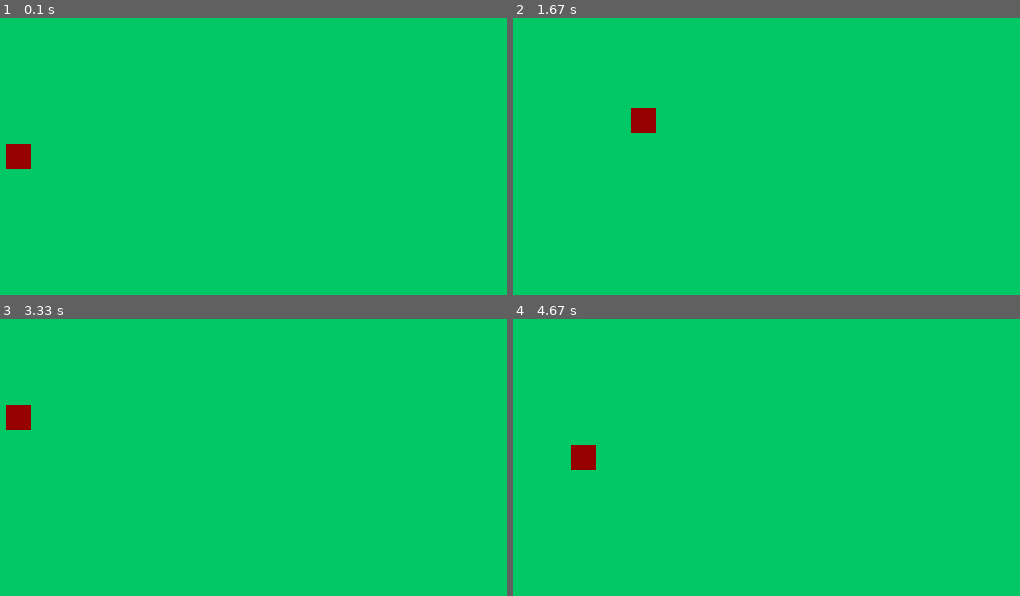
Above: before the commit, frames 1-4 (two rows, left to right).
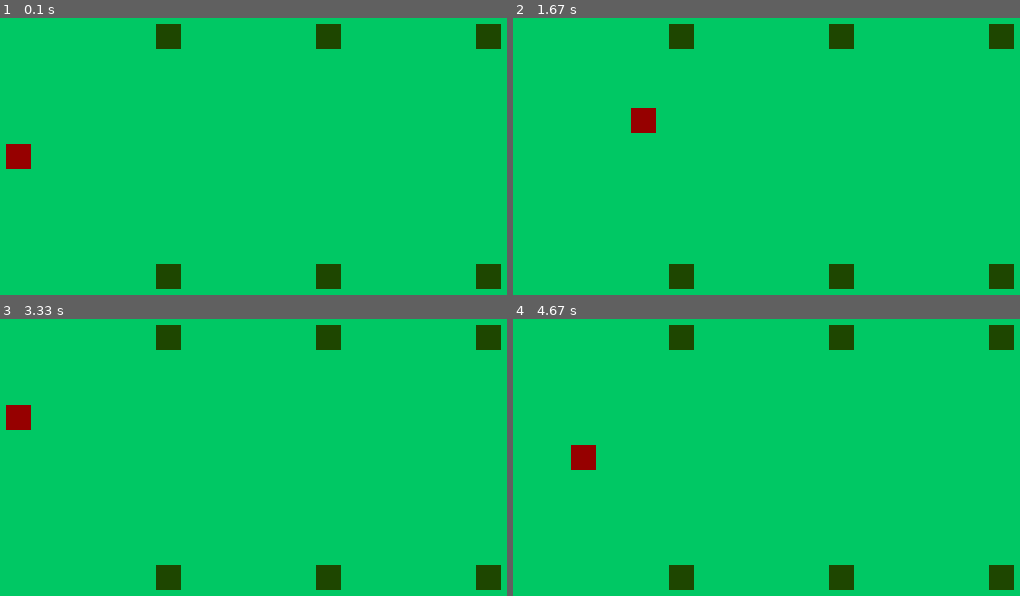
Above: after the commit, the same moments.

Repository: sagedemage/simple_game_pygame
Game: pygame game, started from main.py
Same seed, same stepped clock (60 frames per second), same inputs: the game is played once before the commit and once after it.
Inputs:
- Up to frame 1 (0.1 s): no input
- Up to frame 2 (1.67 s): hold D 0.33-0.8 s; hold W 0.83-1.13 s; hold D 1.17-1.63 s
- Up to frame 3 (3.33 s): hold A 1.67-2.2 s; hold S 2.23-2.53 s; hold A 2.57-2.97 s; hold W from 3 s (still down)
- Up to frame 4 (4.67 s): release W at 3.37 s; hold D 3.4-4.03 s; hold S 4.07-4.43 s; hold A from 4.47 s (still down)

The runs differ from the first frame. In frame 1, 2.7% of the frame differs, in the area x 30-99%, y 2-98%; in frame 2, 2.7%; in frame 3, 2.7%; in frame 4, 2.7%.

Commit message:
implemented collision for the player and the tree objects

Diff:
--- a/main.py
+++ b/main.py
@@ -6,6 +6,28 @@
         self.pos = pos
         self.color = color
         self.speed = speed
+        self.vx = 0
+        self.vy = 0
+
+
+class Object:
+    def __init__(self, pos: pygame.Rect, color: pygame.Color):
+        self.pos = pos
+        self.color = color
+
+
+def collision(player: Player, tree: Object):
+    if player.pos.colliderect(tree.pos):
+        if player.vx > 0:
+            player.pos.x -= player.speed
+        if player.vx < 0:
+            player.pos.x += player.speed
+        if player.vy > 0:
+            player.pos.y -= player.speed
+        if player.vy < 0:
+            player.pos.y += player.speed
+
+    return player.pos
 
 
 def main():
@@ -23,6 +45,38 @@
     player_color = pygame.Color(150, 0, 0, 255)
     player = Player(player_pos, player_color, speed=2)
 
+    tree_pos = pygame.Rect((screen.get_width() / 4, screen.get_height() / 4), (25, 25))
+    tree_color = pygame.Color(30, 70, 0, 255)
+    tree1 = Object(tree_pos, tree_color)
+
+    tree_pos = pygame.Rect((screen.get_width() / 2, screen.get_height() / 4), (25, 25))
+    tree_color = pygame.Color(30, 70, 0, 255)
+    tree2 = Object(tree_pos, tree_color)
+
+    tree_pos = pygame.Rect(
+        (screen.get_width() * 3 / 4, screen.get_height() / 4), (25, 25)
+    )
+    tree_color = pygame.Color(30, 70, 0, 255)
+    tree3 = Object(tree_pos, tree_color)
+
+    tree_pos = pygame.Rect(
+        (screen.get_width() / 4, screen.get_height() * 3 / 4), (25, 25)
+    )
+    tree_color = pygame.Color(30, 70, 0, 255)
+    tree4 = Object(tree_pos, tree_color)
+
+    tree_pos = pygame.Rect(
+        (screen.get_width() / 2, screen.get_height() * 3 / 4), (25, 25)
+    )
+    tree_color = pygame.Color(30, 70, 0, 255)
+    tree5 = Object(tree_pos, tree_color)
+
+    tree_pos = pygame.Rect(
+        (screen.get_width() * 3 / 4, screen.get_height() * 3 / 4), (25, 25)
+    )
+    tree_color = pygame.Color(30, 70, 0, 255)
+    tree6 = Object(tree_pos, tree_color)
+
     while quit == False:
         for event in pygame.event.get():
             if event.type == pygame.QUIT:
@@ -30,13 +84,17 @@
 
         keys = pygame.key.get_pressed()
         if keys[pygame.K_w]:
-            player_pos.y -= player.speed
+            player.pos.y -= player.speed
+            player.vy = -player.speed
         if keys[pygame.K_s]:
-            player_pos.y += player.speed
+            player.pos.y += player.speed
+            player.vy = player.speed
         if keys[pygame.K_a]:
-            player_pos.x -= player.speed
+            player.pos.x -= player.speed
+            player.vx = -player.speed
         if keys[pygame.K_d]:
-            player_pos.x += player.speed
+            player.pos.x += player.speed
+            player.vx = player.speed
         if keys[pygame.K_ESCAPE]:
             quit = True
 
@@ -50,10 +108,27 @@
         if player.pos.y > screen.get_height() - player.pos.height:
             player.pos.y = screen.get_height() - player.pos.width
 
+        # collision
+        player.pos = collision(player, tree1)
+        player.pos = collision(player, tree2)
+        player.pos = collision(player, tree3)
+        player.pos = collision(player, tree4)
+        player.pos = collision(player, tree5)
+        player.pos = collision(player, tree6)
+
+        player.vx = 0
+        player.vy = 0
+
         # render loop
         screen.fill(screen_color)
 
         pygame.draw.rect(screen, player.color, player.pos, 0)
+        pygame.draw.rect(screen, tree1.color, tree1.pos, 0)
+        pygame.draw.rect(screen, tree2.color, tree2.pos, 0)
+        pygame.draw.rect(screen, tree3.color, tree3.pos, 0)
+        pygame.draw.rect(screen, tree4.color, tree4.pos, 0)
+        pygame.draw.rect(screen, tree5.color, tree5.pos, 0)
+        pygame.draw.rect(screen, tree6.color, tree6.pos, 0)
 
         pygame.display.flip()
 
